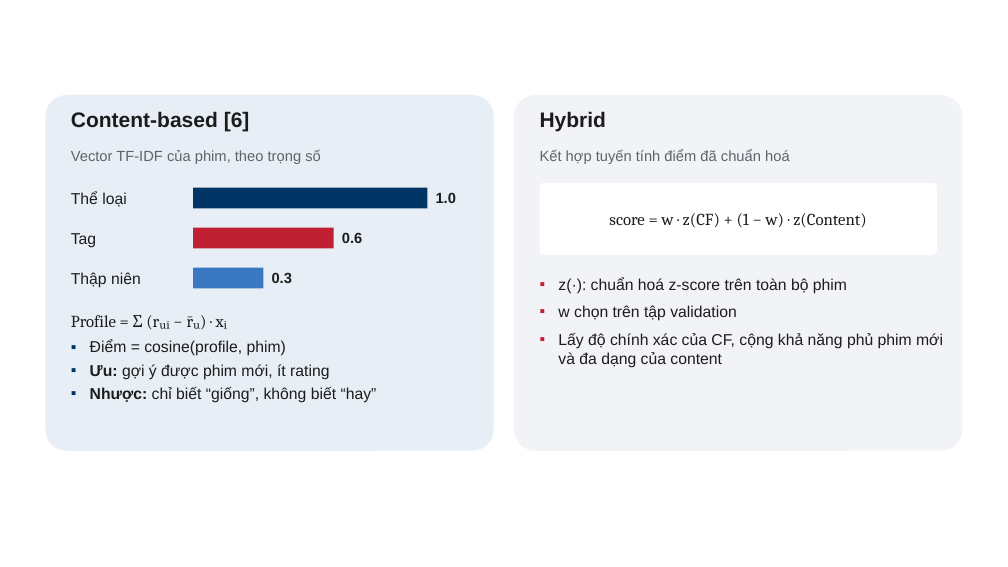
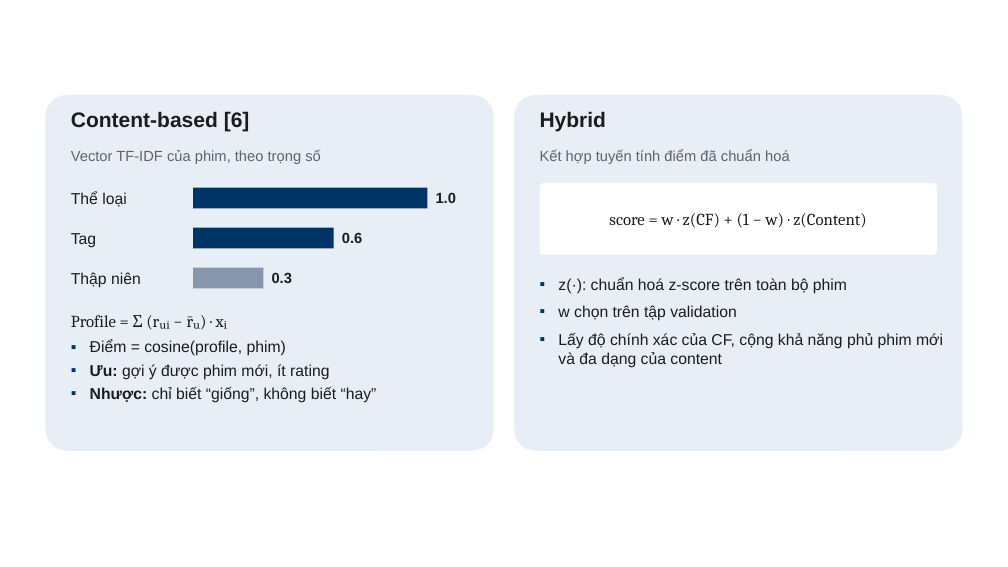
Before and after one commit to DucanhDaniel/he-goi-y, a slide deck: slide 12 of slides/Gioi_thieu_de_tai_He_goi_y_phim_HUST.pptx (slide 13 before the commit). Drawn at 1008x567 pixels with LibreOffice and Linux fonts; fonts in the diff are those of the drawing; background and template pictures are left out. Boxes give left, top, right and bottom in pixels: in the first picture for what was removed or moved away, otherwise in the second. Text is boxed around its words. In the diff, an @@ line names an element or a change of style, - is before the commit and + after.

```diff
--- a/slides/Gioi_thieu_de_tai_He_goi_y_phim_HUST.pptx
+++ b/slides/Gioi_thieu_de_tai_He_goi_y_phim_HUST.pptx
@@ rounded rectangle at (514, 95, 963, 451): fill #F1F3F6 to #E8EEF5 @@
@@ rectangle at (193, 228, 333, 249): fill #C02034 to #003366 @@
@@ rectangle at (193, 268, 263, 289): fill #3A78C2 to #8796AD @@
@@ text "z(·): chuẩn hoá z-score trên ..." at (558, 277, 943, 368): bullet colour #C02034 to #003366 @@
```
Also in this commit, not shown: 10 other slides changed, 1 slide added, 2 slides removed, 8 other files.
